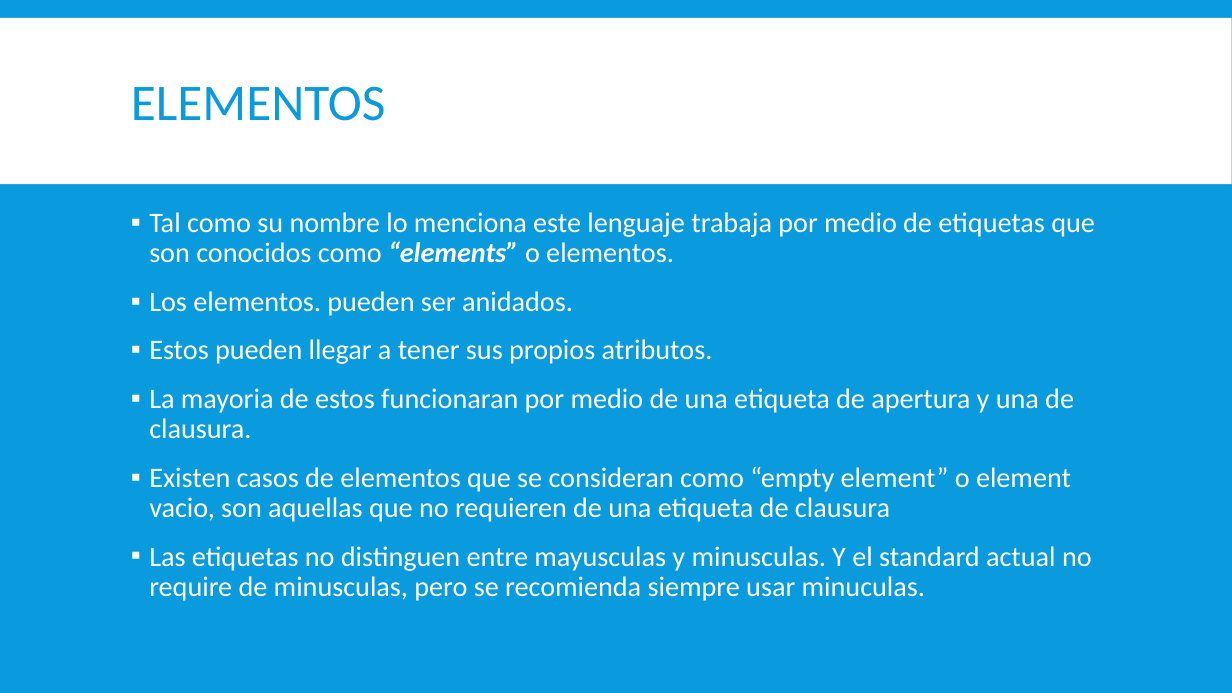
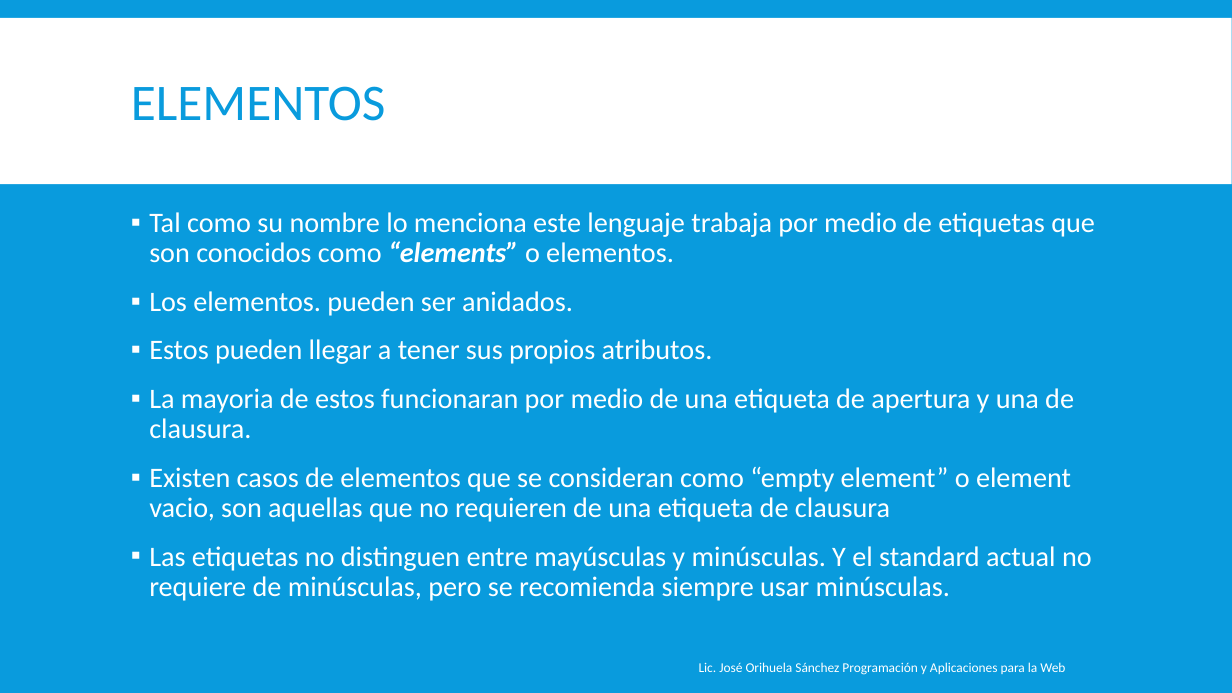
Before and after one commit to magoclown/PAPW, a slide deck: slide 5 of Presentaciones/Primer Parcial/DISEÑO WEB.pptx. Drawn at 1232x693 pixels with LibreOffice and Linux fonts; fonts in the diff are those of the drawing. Boxes give left, top, right and bottom in pixels: in the first picture for what was removed or moved away, otherwise in the second. Text is boxed around its words. In the diff, an @@ line names an element or a change of style, - is before the commit and + after.

Commit message:
Correccion de typos

```diff
--- a/Presentaciones/Primer Parcial/DISEÑO WEB.pptx
+++ b/Presentaciones/Primer Parcial/DISEÑO WEB.pptx
@@ text at [149, 546, 1092, 601]: text changed @@
-▪ Las etiquetas no distinguen entre mayusculas y minusculas. Y el standard actual no require de minusculas, pero se recomienda siempre usar minuculas.
+▪ Las etiquetas no distinguen entre mayúsculas y minúsculas. Y el standard actual no requiere de minúsculas, pero se recomienda siempre usar minúsculas.
@@ text added at [699, 662, 1065, 675], 10.5 pt, text #FFFFFF @@
+Lic. José Orihuela Sánchez Programación y Aplicaciones para la Web
```
Also in this commit, not shown: 25 other slides changed.
